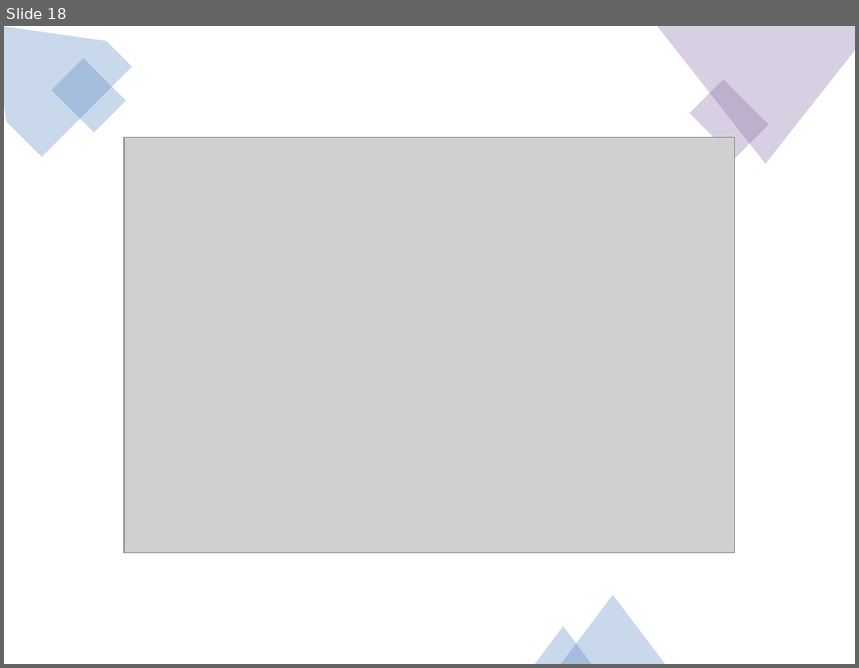
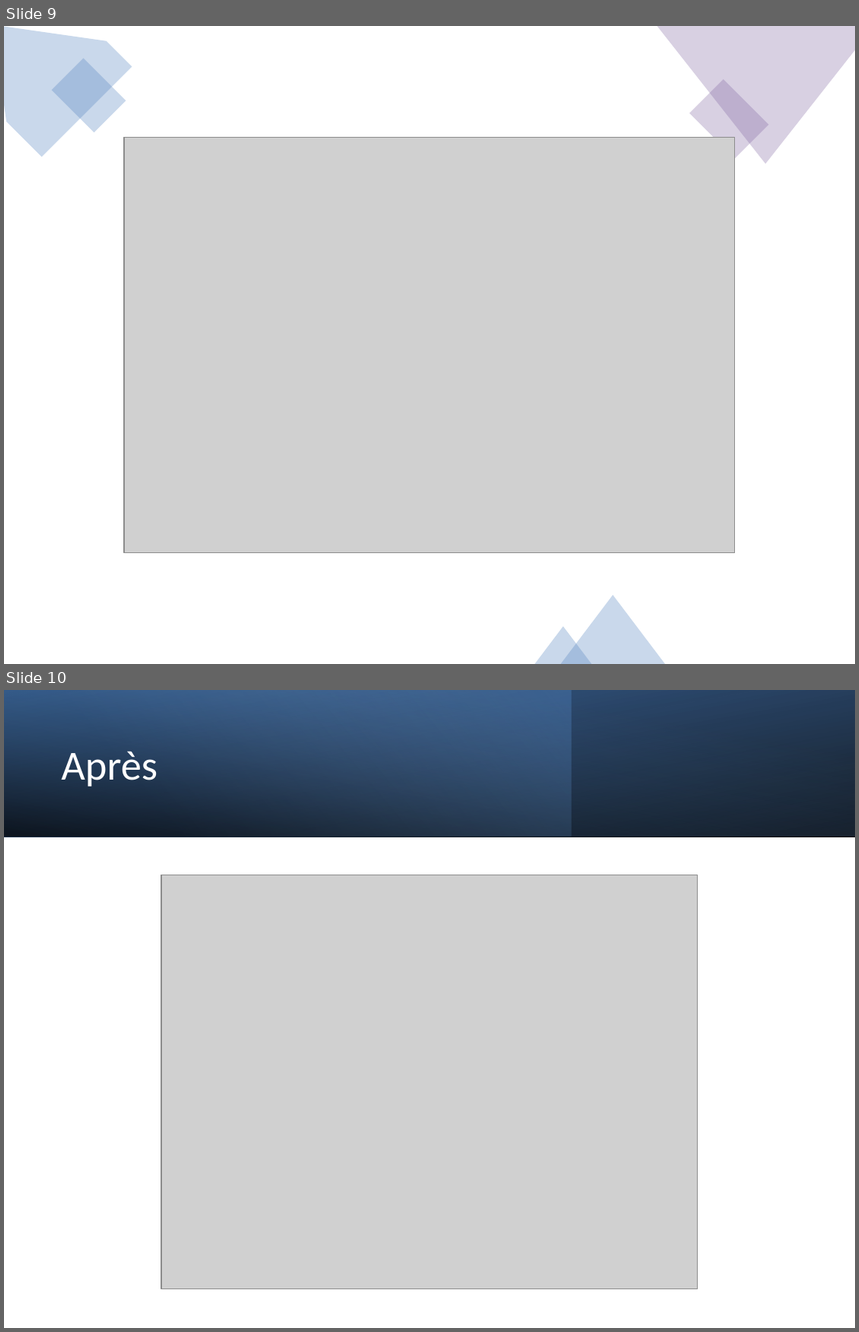
Before and after one commit to Anissafullweb/BOUGOUFA_Anissa_P4_11-2022, a slide deck: Annexes/P4.pptx. Shown one above the other, each under a label of ours: slide 18 before the commit, slides 9 and 10 after it. The pictures are 859x668 and 859x1332 pixels, drawn with LibreOffice and Linux fonts; fonts in the diff are those of the drawing; grey boxes stand for pictures. Boxes give left, top, right and bottom in pixels: in the first picture for what was removed or moved away, otherwise in the second. Text is boxed around its words. In the diff, an @@ line names an element or a change of style, - is before the commit and + after.

```diff
--- a/Annexes/P4.pptx
+++ b/Annexes/P4.pptx
@@ slide 10 added at bbox=[4, 690, 855, 1328], background #FFFFFF @@
@@ rectangle added at bbox=[4, 690, 855, 837], fill gradient #000000 to #376092 @@
@@ rectangle added at bbox=[4, 690, 572, 837], fill gradient #4F81BD to #95B3D7 @@
@@ rectangle added at bbox=[4, 690, 855, 837], fill gradient #000000 to #4F81BD @@
@@ text added at bbox=[61, 751, 158, 787], 35 pt, text #FFFFFF @@
+Après
@@ picture added at bbox=[161, 875, 698, 1290] @@
@@ what was slide 18 is now slide 9 @@
```
Also in this commit, not shown: 1 slide changed, 4 other slides added, 3 slides removed.
